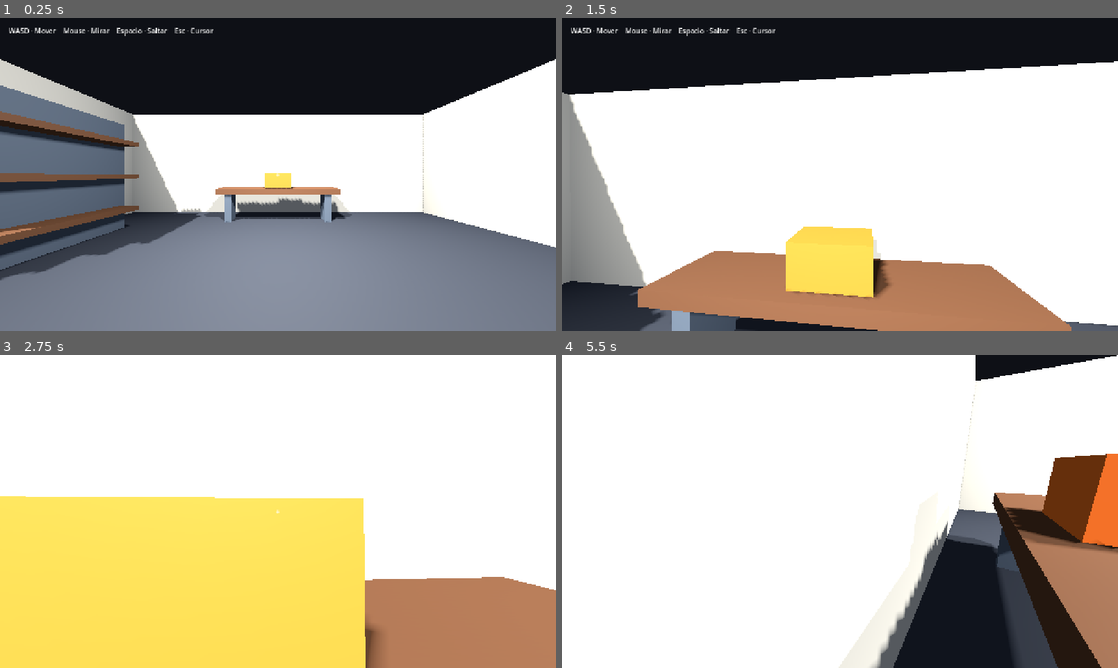
Above: before the commit, frames 1-4 (two rows, left to right).
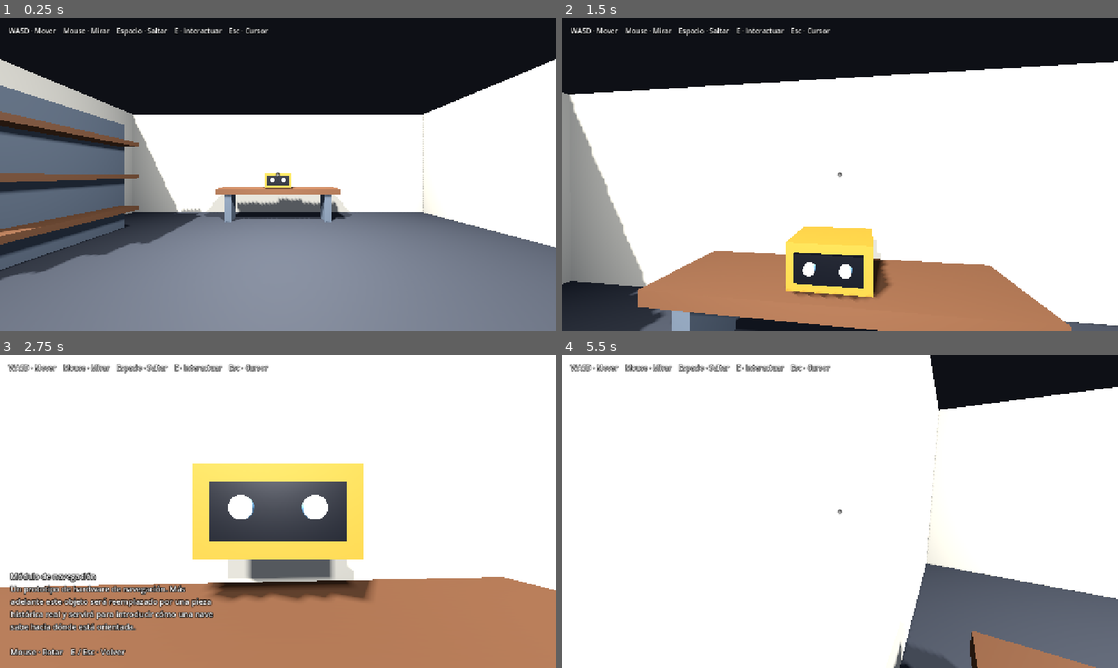
Above: after the commit, the same moments.

Repository: IDozy/starlightlegacy
Game: Godot game, scene res://scenes/main/main.tscn
Same seed, same stepped clock (60 frames per second), same inputs: the game is played once before the commit and once after it.
Inputs (mouse positions are in pixels of both pictures, inside the frame that each line leads up to):
- Up to frame 1 (0.25 s): no input
- Up to frame 2 (1.5 s): tap Enter at 0.5 s; move the mouse to (867, 174) at 0.52 s; hold W from 0.53 s (still down); tap E at 0.6, 1.35 s; tap Space at 0.77 s; move the mouse to (812, 174) at 1.27 s
- Up to frame 3 (2.75 s): keep holding W; tap Space at 1.52 s; move the mouse to (289, 505) at 2.02 s; tap E at 2.1 s
- Up to frame 4 (5.5 s): tap Space at 2.75, 3.02, 3.77, 4.52 s; move the mouse to (834, 517) at 2.77 s; tap E every 0.75 s from 2.85 to 5.1 s; move the mouse to (878, 514) at 3.52 s; tap Escape at 4.15 s; move the mouse to (673, 464) at 4.27 s; release W at 4.28 s; hold A 4.28-5.03 s; click (673, 464) at 4.42 s; tap Enter at 5 s; move the mouse to (845, 511) at 5.02 s; hold W from 5.03 s (still down)

The runs differ from the first frame. In frame 1, 0.3% of the frame differs, in the area x 32-52%, y 3-55%; in frame 2, 1.6%; in frame 3, 38%, in the area x 0-69%, y 2-100%; in frame 4, 26%.

Commit message:
feat: Sprint 002 sistema de interacción e inspección
Validated in Godot Desktop and Web.

Diff:
--- a/levels/workshop/workshop.gd
+++ b/levels/workshop/workshop.gd
@@ -1,10 +1,11 @@
 extends Node3D
+
+const INSPECTABLE_OBJECT := preload("res://systems/interaction/inspectable_object.tscn")
 
 const FLOOR_COLOR := Color(0.19, 0.20, 0.22)
 const WALL_COLOR := Color(0.73, 0.70, 0.63)
 const WOOD_COLOR := Color(0.34, 0.22, 0.14)
 const METAL_COLOR := Color(0.28, 0.31, 0.34)
-const ACCENT_COLOR := Color(0.86, 0.39, 0.12)
 
 
 func _ready() -> void:
@@ -66,8 +67,10 @@
 	_create_static_box("ShelfTwo", Vector3(-4.45, 1.5, -1.0), Vector3(0.9, 0.12, 3.0), WOOD_COLOR)
 	_create_static_box("ShelfThree", Vector3(-4.45, 2.4, -1.0), Vector3(0.9, 0.12, 3.0), WOOD_COLOR)
 
-	# Placeholder "space hardware" on the central bench.
-	_create_static_box("PrototypeDevice", Vector3(0.0, 1.35, -3.65), Vector3(0.9, 0.5, 0.65), ACCENT_COLOR)
+	var prototype_device := INSPECTABLE_OBJECT.instantiate()
+	prototype_device.name = "PrototypeDevice"
+	prototype_device.position = Vector3(0.0, 1.35, -3.65)
+	add_child(prototype_device)
 
 
 func _create_static_box(
--- /dev/null
+++ b/scenes/main/main.gd
@@ -0,0 +1,33 @@
+extends Node3D
+
+@onready var player = $Player
+@onready var crosshair: Label = $HUD/Crosshair
+@onready var interaction_prompt: Label = $HUD/InteractionPrompt
+@onready var inspection_info: Label = $HUD/InspectionInfo
+
+
+func _ready() -> void:
+	player.connect("interaction_prompt_changed", _on_interaction_prompt_changed)
+	player.connect("inspection_state_changed", _on_inspection_state_changed)
+
+	interaction_prompt.visible = false
+	inspection_info.visible = false
+
+
+func _on_interaction_prompt_changed(prompt: String) -> void:
+	interaction_prompt.text = prompt
+	interaction_prompt.visible = not prompt.is_empty()
+
+
+func _on_inspection_state_changed(
+	is_inspecting: bool,
+	title: String,
+	description: String
+) -> void:
+	crosshair.visible = not is_inspecting
+	inspection_info.visible = is_inspecting
+
+	if is_inspecting:
+		inspection_info.text = "%s\n%s\n\nMouse · Rotar    E / Esc · Volver" % [title, description]
+	else:
+		inspection_info.text = ""
--- a/scenes/main/main.tscn
+++ b/scenes/main/main.tscn
@@ -1,9 +1,11 @@
-[gd_scene load_steps=3 format=3]
+[gd_scene load_steps=4 format=3]
 
 [ext_resource type="PackedScene" path="res://levels/workshop/workshop.tscn" id="1_workshop"]
 [ext_resource type="PackedScene" path="res://scenes/player/player.tscn" id="2_player"]
+[ext_resource type="Script" path="res://scenes/main/main.gd" id="3_main"]
 
 [node name="Main" type="Node3D"]
+script = ExtResource("3_main")
 
 [node name="Workshop" parent="." instance=ExtResource("1_workshop")]
 
@@ -15,9 +17,11 @@
 [node name="Instructions" type="Label" parent="HUD"]
 offset_left = 20.0
 offset_top = 18.0
-offset_right = 390.0
+offset_right = 520.0
 offset_bottom = 72.0
-text = "WASD · Mover    Mouse · Mirar    Espacio · Saltar    Esc · Cursor"
+text = "WASD · Mover    Mouse · Mirar    Espacio · Saltar    E · Interactuar    Esc · Cursor"
+theme_override_colors/font_outline_color = Color(0, 0, 0, 0.85)
+theme_override_constants/outline_size = 5
 
 [node name="Crosshair" type="Label" parent="HUD"]
 anchors_preset = 8
@@ -34,3 +38,40 @@
 text = "+"
 horizontal_alignment = 1
 vertical_alignment = 1
+theme_override_colors/font_outline_color = Color(0, 0, 0, 0.9)
+theme_override_constants/outline_size = 5
+
+[node name="InteractionPrompt" type="Label" parent="HUD"]
+visible = false
+anchor_left = 0.5
+anchor_top = 1.0
+anchor_right = 0.5
+anchor_bottom = 1.0
+offset_left = -220.0
+offset_top = -90.0
+offset_right = 220.0
+offset_bottom = -45.0
+grow_horizontal = 2
+grow_vertical = 0
+text = "E · Examinar"
+horizontal_alignment = 1
+vertical_alignment = 1
+theme_override_font_sizes/font_size = 20
+theme_override_colors/font_outline_color = Color(0, 0, 0, 0.9)
+theme_override_constants/outline_size = 7
+
+[node name="InspectionInfo" type="Label" parent="HUD"]
+visible = false
+anchor_top = 1.0
+anchor_bottom = 1.0
+offset_left = 24.0
+offset_top = -180.0
+offset_right = 500.0
+offset_bottom = -24.0
+grow_vertical = 0
+text = "Objeto"
+autowrap_mode = 2
+vertical_alignment = 2
+theme_override_font_sizes/font_size = 18
+theme_override_colors/font_outline_color = Color(0, 0, 0, 0.9)
+theme_override_constants/outline_size = 7
--- a/scenes/player/player.gd
+++ b/scenes/player/player.gd
@@ -1,37 +1,67 @@
 extends CharacterBody3D
+
+signal interaction_prompt_changed(prompt: String)
+signal inspection_state_changed(is_inspecting: bool, title: String, description: String)
 
 @export var move_speed: float = 5.0
 @export var jump_velocity: float = 4.5
 @export var mouse_sensitivity: float = 0.002
+@export var inspection_sensitivity: float = 0.01
+@export var interaction_distance: float = 3.0
 
 @onready var head: Node3D = $Head
+@onready var interaction_ray: RayCast3D = $Head/Camera3D/InteractionRay
+@onready var inspection_pivot: Node3D = $Head/Camera3D/InspectionPivot
 
-var _mouse_captured := true
+var _current_interactable: Node = null
+var _inspected_object: Node = null
+var _inspection_visual: Node3D = null
+var _is_inspecting := false
 
 
 func _ready() -> void:
+	interaction_ray.target_position = Vector3(0.0, 0.0, -interaction_distance)
 	_capture_mouse()
 
 
 func _unhandled_input(event: InputEvent) -> void:
-	if event is InputEventMouseMotion and _mouse_captured:
+	if event is InputEventMouseButton and event.pressed:
+		if Input.mouse_mode != Input.MOUSE_MODE_CAPTURED:
+			_capture_mouse()
+			return
+
+	if _is_inspecting:
+		_handle_inspection_input(event)
+		return
+
+	if event is InputEventMouseMotion and Input.mouse_mode == Input.MOUSE_MODE_CAPTURED:
 		rotate_y(-event.relative.x * mouse_sensitivity)
 		head.rotate_x(-event.relative.y * mouse_sensitivity)
 		head.rotation.x = clamp(head.rotation.x, deg_to_rad(-85.0), deg_to_rad(85.0))
 
-	if event is InputEventKey and event.pressed and not event.echo and event.keycode == KEY_ESCAPE:
-		if _mouse_captured:
-			_release_mouse()
-		else:
-			_capture_mouse()
+	if event is InputEventKey and event.pressed and not event.echo:
+		if event.keycode == KEY_E and _current_interactable != null:
+			_current_interactable.call("interact", self)
+			return
 
-	if event is InputEventMouseButton and event.pressed and not _mouse_captured:
-		_capture_mouse()
+		if event.keycode == KEY_ESCAPE:
+			if Input.mouse_mode == Input.MOUSE_MODE_CAPTURED:
+				_release_mouse()
+			else:
+				_capture_mouse()
 
 
 func _physics_process(delta: float) -> void:
 	if not is_on_floor():
 		velocity += get_gravity() * delta
+
+	if _is_inspecting:
+		velocity.x = move_toward(velocity.x, 0.0, move_speed * 8.0 * delta)
+		velocity.z = move_toward(velocity.z, 0.0, move_speed * 8.0 * delta)
+		move_and_slide()
+		return
+
+	_update_interaction_target()
 
 	if Input.is_physical_key_pressed(KEY_SPACE) and is_on_floor():
 		velocity.y = jump_velocity
@@ -61,11 +91,108 @@
 	move_and_slide()
 
 
+func start_inspection(interactable: Node) -> void:
+	if _is_inspecting or interactable == null:
+		return
+
+	if not interactable.has_method("create_inspection_visual"):
+		return
+
+	var visual := interactable.call("create_inspection_visual") as Node3D
+	if visual == null:
+		return
+
+	_is_inspecting = true
+	_inspected_object = interactable
+	_set_current_interactable(null)
+
+	inspection_pivot.rotation = Vector3.ZERO
+	inspection_pivot.add_child(visual)
+	_inspection_visual = visual
+
+	if interactable.has_method("set_world_visible"):
+		interactable.call("set_world_visible", false)
+
+	var title := "Objeto"
+	var description := ""
+
+	if interactable.has_method("get_inspection_title"):
+		title = str(interactable.call("get_inspection_title"))
+
+	if interactable.has_method("get_inspection_description"):
+		description = str(interactable.call("get_inspection_description"))
+
+	inspection_state_changed.emit(true, title, description)
+
+
+func stop_inspection() -> void:
+	if not _is_inspecting:
+		return
+
+	if _inspected_object != null and is_instance_valid(_inspected_object):
+		if _inspected_object.has_method("set_world_visible"):
+			_inspected_object.call("set_world_visible", true)
+
+	if _inspection_visual != null and is_instance_valid(_inspection_visual):
+		_inspection_visual.queue_free()
+
+	_inspection_visual = null
+	_inspected_object = null
+	_is_inspecting = false
+	inspection_pivot.rotation = Vector3.ZERO
+
+	inspection_state_changed.emit(false, "", "")
+
+
+func _handle_inspection_input(event: InputEvent) -> void:
+	if event is InputEventMouseMotion and Input.mouse_mode == Input.MOUSE_MODE_CAPTURED:
+		inspection_pivot.rotate_y(-event.relative.x * inspection_sensitivity)
+		inspection_pivot.rotate_x(-event.relative.y * inspection_sensitivity)
+		inspection_pivot.rotation.x = clamp(
+			inspection_pivot.rotation.x,
+			deg_to_rad(-80.0),
+			deg_to_rad(80.0)
+		)
+		return
+
+	if event is InputEventKey and event.pressed and not event.echo:
+		if event.keycode == KEY_E or event.keycode == KEY_ESCAPE:
+			stop_inspection()
+
+
+func _update_interaction_target() -> void:
+	if Input.mouse_mode != Input.MOUSE_MODE_CAPTURED:
+		_set_current_interactable(null)
+		return
+
+	interaction_ray.force_raycast_update()
+	var collider := interaction_ray.get_collider()
+	var new_interactable: Node = null
+
+	if collider is Node:
+		var collider_node := collider as Node
+		if collider_node.has_method("get_interaction_prompt") and collider_node.has_method("interact"):
+			new_interactable = collider_node
+
+	_set_current_interactable(new_interactable)
+
+
+func _set_current_interactable(interactable: Node) -> void:
+	if interactable == _current_interactable:
+		return
+
+	_current_interactable = interactable
+
+	if _current_interactable == null:
+		interaction_prompt_changed.emit("")
+	else:
+		interaction_prompt_changed.emit(str(_current_interactable.call("get_interaction_prompt")))
+
+
 func _capture_mouse() -> void:
-	_mouse_captured = true
 	Input.set_mouse_mode(Input.MOUSE_MODE_CAPTURED)
 
 
 func _release_mouse() -> void:
-	_mouse_captured = false
 	Input.set_mouse_mode(Input.MOUSE_MODE_VISIBLE)
+	_set_current_interactable(null)
--- a/scenes/player/player.tscn
+++ b/scenes/player/player.tscn
@@ -19,3 +19,10 @@
 current = true
 fov = 75.0
 near = 0.05
+
+[node name="InteractionRay" type="RayCast3D" parent="Head/Camera3D"]
+target_position = Vector3(0, 0, -3)
+collision_mask = 1
+
+[node name="InspectionPivot" type="Node3D" parent="Head/Camera3D"]
+position = Vector3(0, 0, -1.4)
--- /dev/null
+++ b/systems/interaction/inspectable_object.gd
@@ -0,0 +1,31 @@
+extends StaticBody3D
+
+@export var display_name: String = "Objeto"
+@export_multiline var description: String = "Un objeto que puede examinarse."
+
+@onready var visual: Node3D = $Visual
+
+
+func get_interaction_prompt() -> String:
+	return "E · Examinar %s" % display_name
+
+
+func interact(player: Node) -> void:
+	if player.has_method("start_inspection"):
+		player.call("start_inspection", self)
+
+
+func create_inspection_visual() -> Node3D:
+	return visual.duplicate()
+
+
+func set_world_visible(is_visible: bool) -> void:
+	visual.visible = is_visible
+
+
+func get_inspection_title() -> String:
+	return display_name
+
+
+func get_inspection_description() -> String:
+	return description
--- /dev/null
+++ b/systems/interaction/inspectable_object.tscn
@@ -0,0 +1,63 @@
+[gd_scene load_steps=10 format=3]
+
+[ext_resource type="Script" path="res://systems/interaction/inspectable_object.gd" id="1_inspectable"]
+
+[sub_resource type="StandardMaterial3D" id="Material_body"]
+albedo_color = Color(0.86, 0.39, 0.12, 1)
+roughness = 0.72
+
+[sub_resource type="BoxMesh" id="Box_body"]
+material = SubResource("Material_body")
+size = Vector3(0.9, 0.5, 0.65)
+
+[sub_resource type="StandardMaterial3D" id="Material_panel"]
+albedo_color = Color(0.08, 0.09, 0.11, 1)
+metallic = 0.35
+roughness = 0.45
+
+[sub_resource type="BoxMesh" id="Box_panel"]
+material = SubResource("Material_panel")
+size = Vector3(0.7, 0.3, 0.05)
+
+[sub_resource type="StandardMaterial3D" id="Material_dial"]
+albedo_color = Color(0.55, 0.72, 0.82, 1)
+emission_enabled = true
+emission = Color(0.08, 0.18, 0.24, 1)
+emission_energy_multiplier = 1.4
+roughness = 0.3
+
+[sub_resource type="CylinderMesh" id="Cylinder_dial"]
+material = SubResource("Material_dial")
+top_radius = 0.06
+bottom_radius = 0.06
+height = 0.06
+
+[sub_resource type="BoxShape3D" id="Shape_body"]
+size = Vector3(0.9, 0.5, 0.65)
+
+[node name="InspectableObject" type="StaticBody3D"]
+script = ExtResource("1_inspectable")
+display_name = "Módulo de navegación"
+description = "Un prototipo de hardware de navegación. Más adelante este objeto será reemplazado por una pieza histórica real y servirá para introducir cómo una nave sabe hacia dónde está orientada."
+
+[node name="Visual" type="Node3D" parent="."]
+
+[node name="Body" type="MeshInstance3D" parent="Visual"]
+mesh = SubResource("Box_body")
+
+[node name="FacePanel" type="MeshInstance3D" parent="Visual"]
+position = Vector3(0, 0, 0.34)
+mesh = SubResource("Box_panel")
+
+[node name="DialLeft" type="MeshInstance3D" parent="Visual"]
+position = Vector3(-0.18, 0.02, 0.39)
+rotation_degrees = Vector3(90, 0, 0)
+mesh = SubResource("Cylinder_dial")
+
+[node name="DialRight" type="MeshInstance3D" parent="Visual"]
+position = Vector3(0.18, 0.02, 0.39)
+rotation_degrees = Vector3(90, 0, 0)
+mesh = SubResource("Cylinder_dial")
+
+[node name="CollisionShape3D" type="CollisionShape3D" parent="."]
+shape = SubResource("Shape_body")
Not shown, changed: .gitignore
